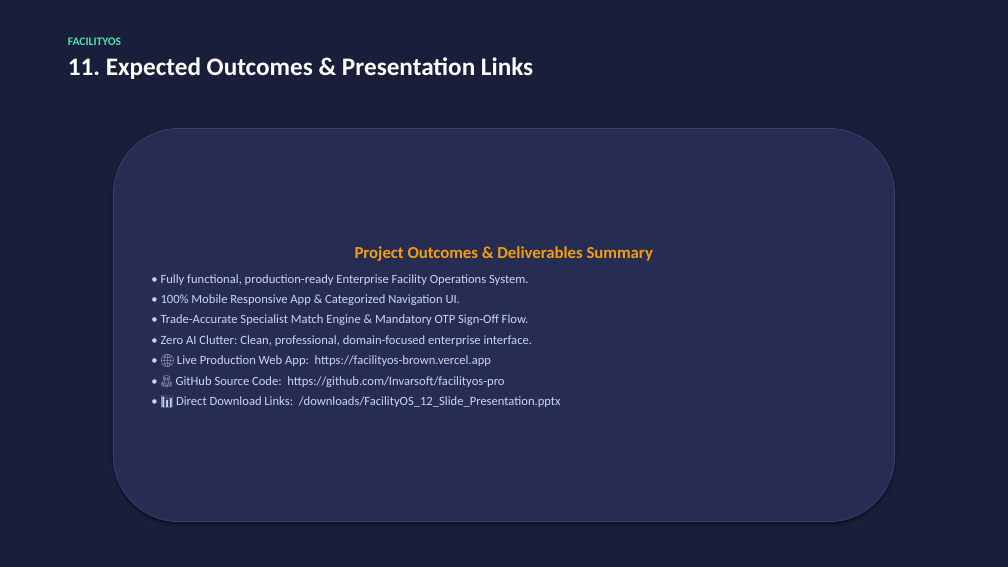
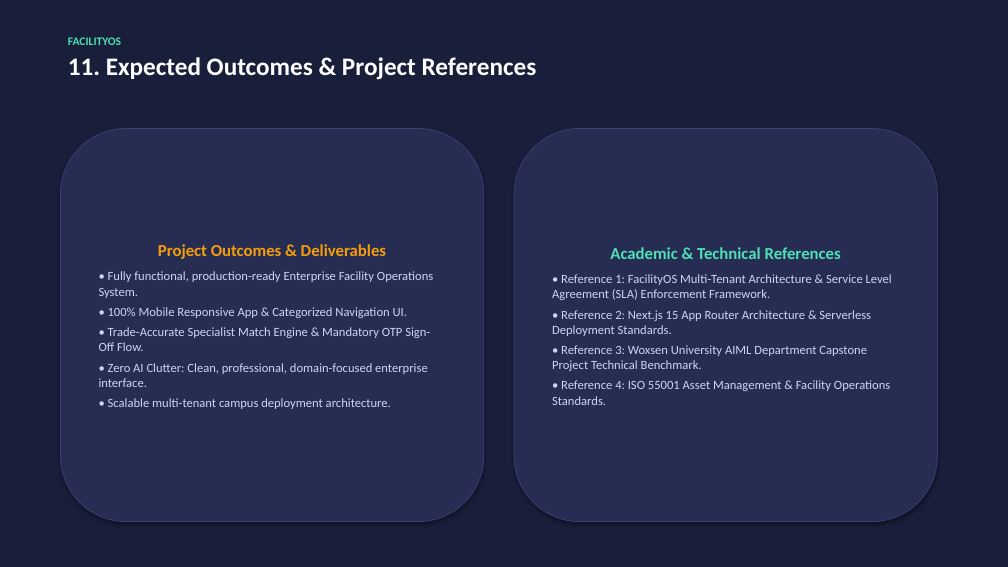
Before and after one commit to Invarsoft/facilityos-pro, a slide deck: slide 12 of frontend/public/downloads/FacilityOS_12_Slide_Presentation.pptx. Drawn at 1008x567 pixels with LibreOffice and Linux fonts; fonts in the diff are those of the drawing. Boxes give left, top, right and bottom in pixels: in the first picture for what was removed or moved away, otherwise in the second. Text is boxed around its words. In the diff, an @@ line names an element or a change of style, - is before the commit and + after.

Commit message:
Update Slide 12 to contain clean references instead of URLs

```diff
--- a/frontend/public/downloads/FacilityOS_12_Slide_Presentation.pptx
+++ b/frontend/public/downloads/FacilityOS_12_Slide_Presentation.pptx
@@ text at [68, 57, 537, 80]: text changed @@
-11. Expected Outcomes & Presentation Links
+11. Expected Outcomes & Project References
@@ rounded rectangle "Project Outcomes & Deliverables": place and size @@
-rounded rectangle "Project Outcomes & Deliverables" at [113, 129, 895, 522]
+rounded rectangle "Project Outcomes & Deliverables" at [60, 129, 484, 522]
@@ rounded rectangle added at [514, 129, 938, 522], fill #262C52, outline #384073 0.75 pt, 12 pt, text #CBD5F5 @@
+Academic & Technical References
+• Reference 1: FacilityOS Multi-Tenant Architecture & Service Level Agreement (SLA) Enforcement Framework.
+• Reference 2: Next.js 15 App Router Architecture & Serverless Deployment Standards.
+• Reference 3: Woxsen University AIML Department Capstone Project Technical Benchmark.
+• Reference 4: ISO 55001 Asset Management & Facility Operations Standards.
@@ text in rounded rectangle at [158, 244, 386, 259]: text changed @@
-Project Outcomes & Deliverables Summary
+Project Outcomes & Deliverables
@@ text in rounded rectangle at [108, 398, 391, 409]: text changed @@
-• 🌐 Live Production Web App: https://facilityos-brown.vercel.app
-• 🐙 GitHub Source Code: https://github.com/Invarsoft/facilityos-pro
-• 📊 Direct Download Links: /downloads/FacilityOS_12_Slide_Presentation.pptx
+• Scalable multi-tenant campus deployment architecture.
```
